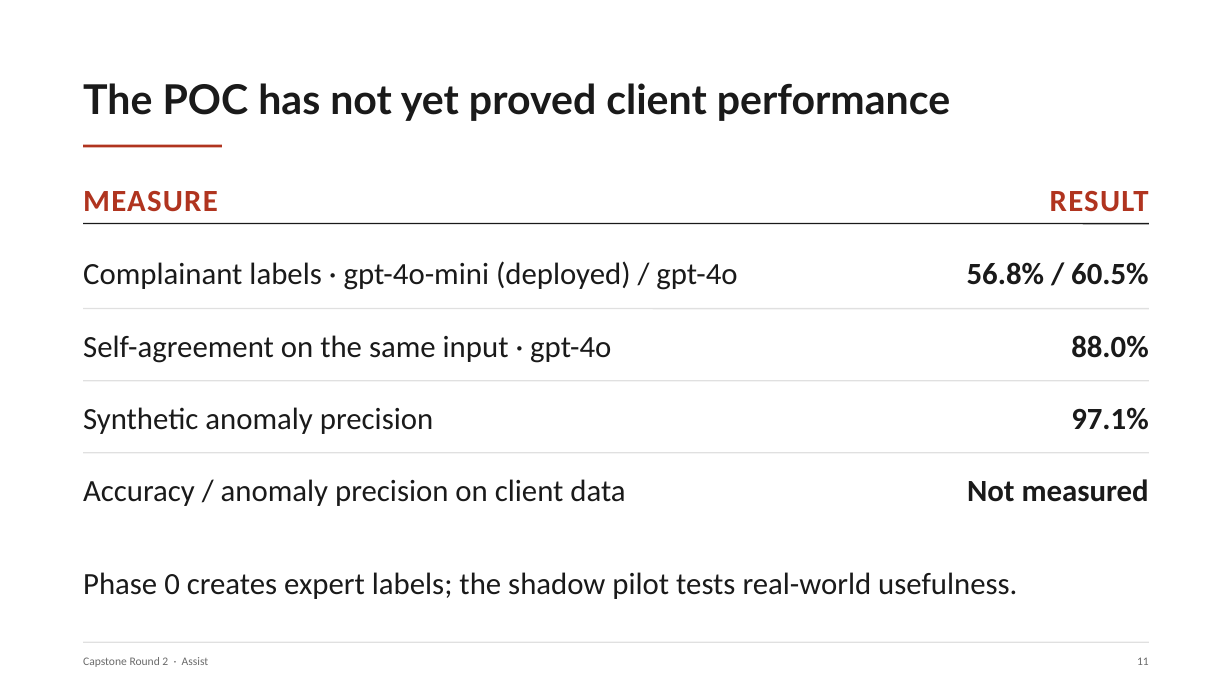
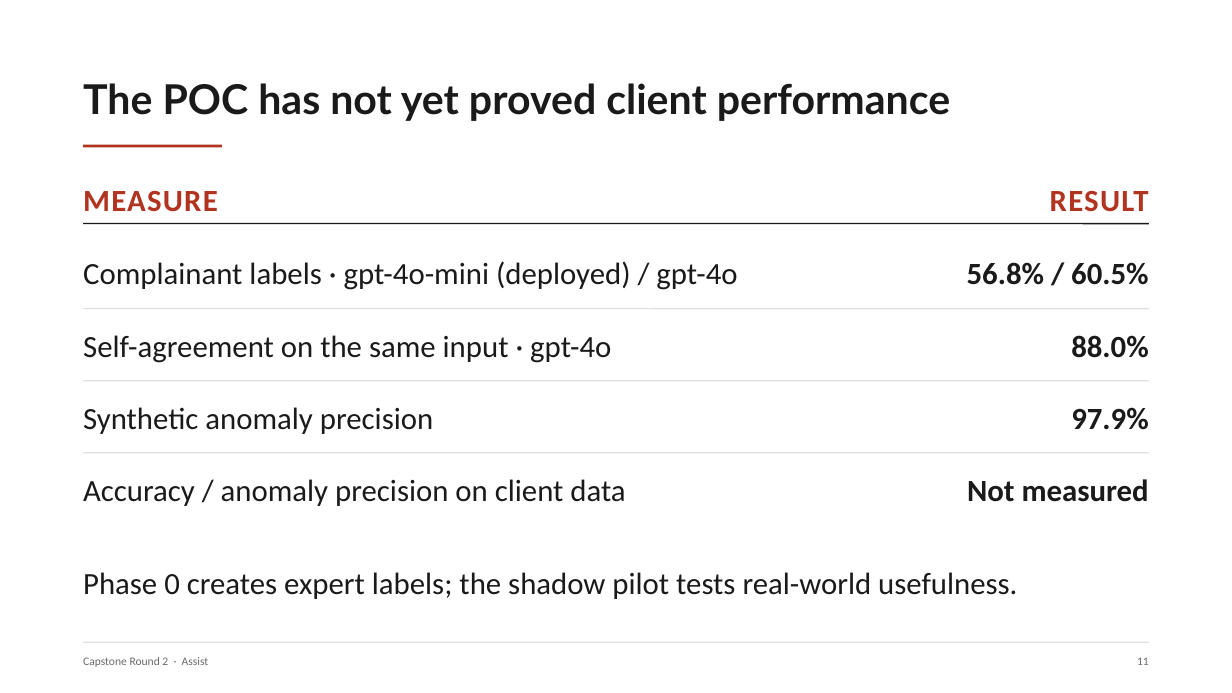
Before and after one commit to nyelugo/PROJECT-Capstone-AI-Consulting, a slide deck: slide 12 of presentation.pptx. Drawn at 1232x693 pixels with LibreOffice and Linux fonts; fonts in the diff are those of the drawing. Boxes give left, top, right and bottom in pixels: in the first picture for what was removed or moved away, otherwise in the second. Text is boxed around its words. In the diff, an @@ line names an element or a change of style, - is before the commit and + after.

Commit message:
Update the deck's anomaly precision to match the model
One figure had moved. Slide 12 reported synthetic anomaly precision as
97.1%; regenerating the fixture at 200 accounts changed it to 97.9%.

Everything else in the deck was checked against the model and still
holds. The three 36-month ROI figures are unchanged — the euro of
rounding that moved every scenario cost did not shift any of them at one
decimal — and so are the break-even volume, the month-69 payback, the
value split, all three phase fees and the acceptance threshold. The
deck's other percentages belong to the classifier, which was not touched.

Edited as zip surgery rather than rebuilt: this is a co-edited binary, so
every one of the 80 parts is copied byte-for-byte and only slide12.xml
substituted. The replacement is the same length as the original, so no
text reflows. Verified three ways — the package diff shows slide12.xml
alone, a full text diff of the old and new PDF shows exactly one changed
line, and slide 12 was rendered and read.

The PDF beside it was a version behind and still said 97.1%. Re-exported
to a dedicated directory and copied by explicit name, because the last
time this was done a glob matched two files, the copy failed silently,
and the stale PDF survived.

```diff
--- a/presentation.pptx
+++ b/presentation.pptx
@@ text at (1071, 407, 1148, 430): text changed @@
-97.1%
+97.9%
```
Also in this commit, not shown: 1 other file.
